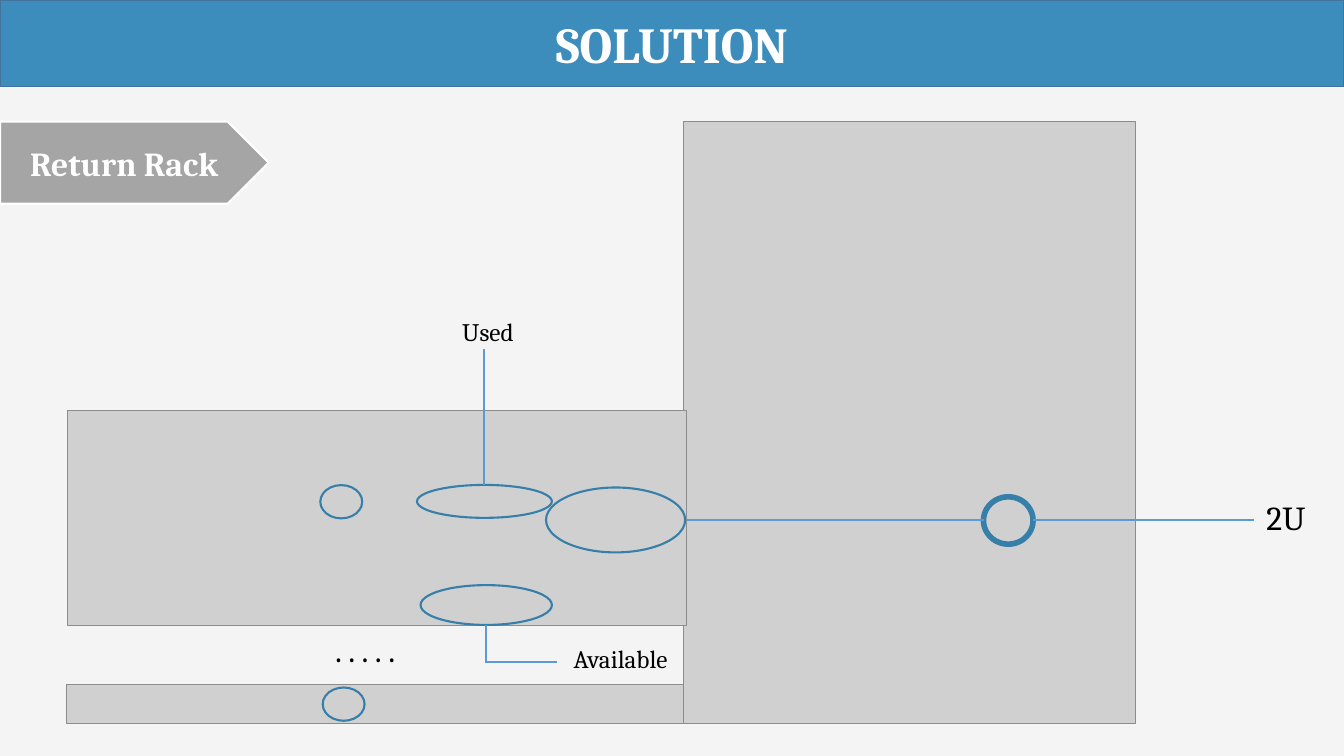
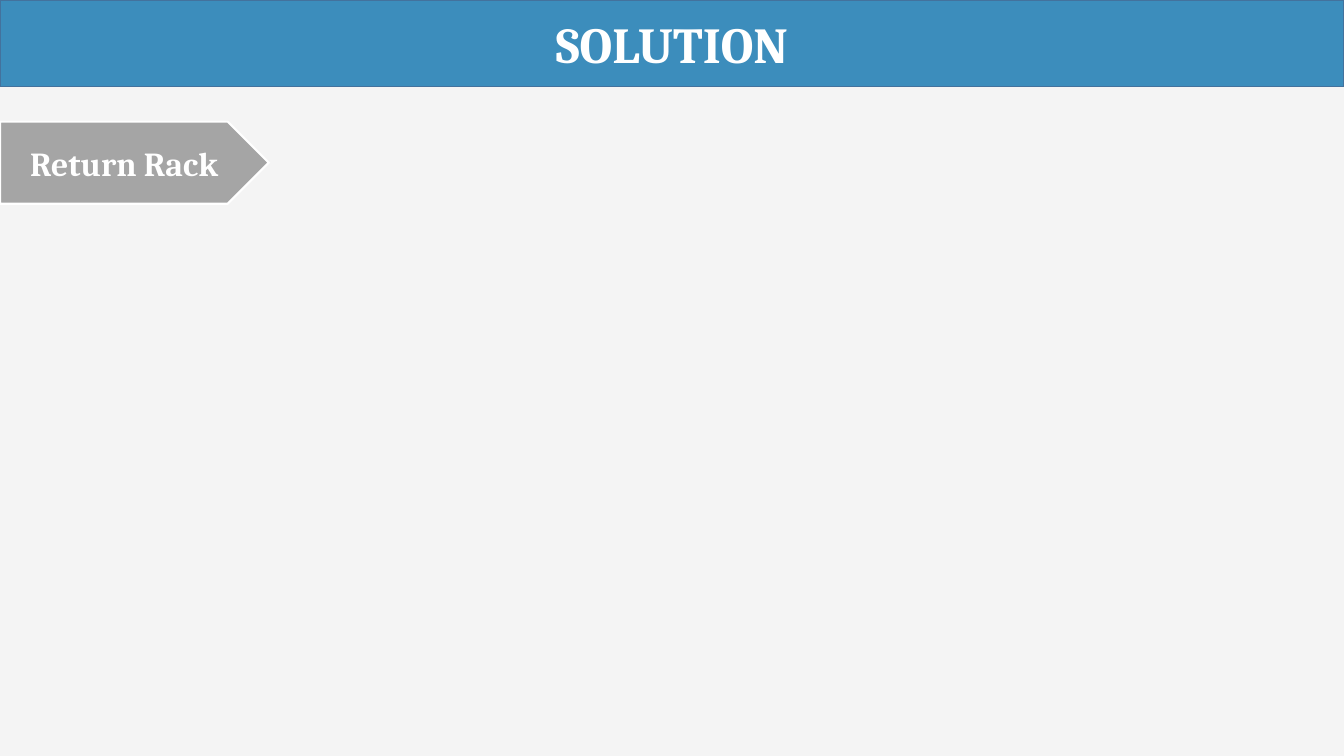
Before and after one commit to haltt051093/IMS-datacenter, a slide deck: slide 43 of Document/Presentation/IMS_20160408_Presentation.pptx (slide 41 before the commit). Drawn at 1344x756 pixels with LibreOffice and Linux fonts; fonts in the diff are those of the drawing; grey boxes stand for pictures. Boxes give left, top, right and bottom in pixels: in the first picture for what was removed or moved away, otherwise in the second. Text is boxed around its words. In the diff, an @@ line names an element or a change of style, - is before the commit and + after.

```diff
--- a/Document/Presentation/IMS_20160408_Presentation.pptx
+++ b/Document/Presentation/IMS_20160408_Presentation.pptx
@@ picture removed at box(684, 122, 1135, 724) @@
@@ text removed at box(462, 323, 513, 341) @@
-Used
@@ elbow line removed from (485, 485) to (485, 349) @@
@@ picture removed at box(68, 410, 688, 625) @@
@@ ellipse removed at box(321, 485, 363, 518) @@
@@ ellipse removed at box(417, 485, 553, 518) @@
@@ ellipse removed at box(546, 488, 686, 553) @@
@@ ellipse removed at box(984, 497, 1033, 544) @@
@@ text removed at box(1266, 507, 1305, 531) @@
-2U
@@ elbow line removed from (686, 520) to (984, 520) @@
@@ elbow line removed from (1033, 520) to (1254, 520) @@
@@ ellipse removed at box(420, 585, 552, 624) @@
@@ text removed at box(310, 628, 420, 693) @@
-. . . . .
@@ elbow line removed from (486, 625) to (558, 662) @@
@@ text removed at box(574, 650, 668, 668) @@
-Available
@@ picture removed at box(67, 685, 684, 723) @@
@@ ellipse removed at box(323, 688, 365, 721) @@
```
Also in this commit, not shown: 4 other slides changed, 3 slides added, 1 slide removed.
